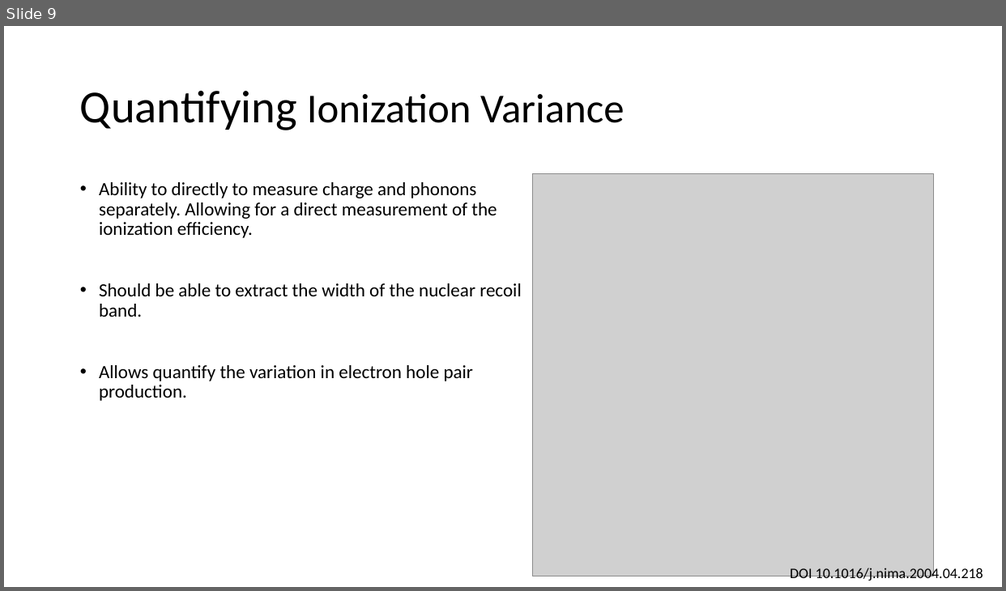
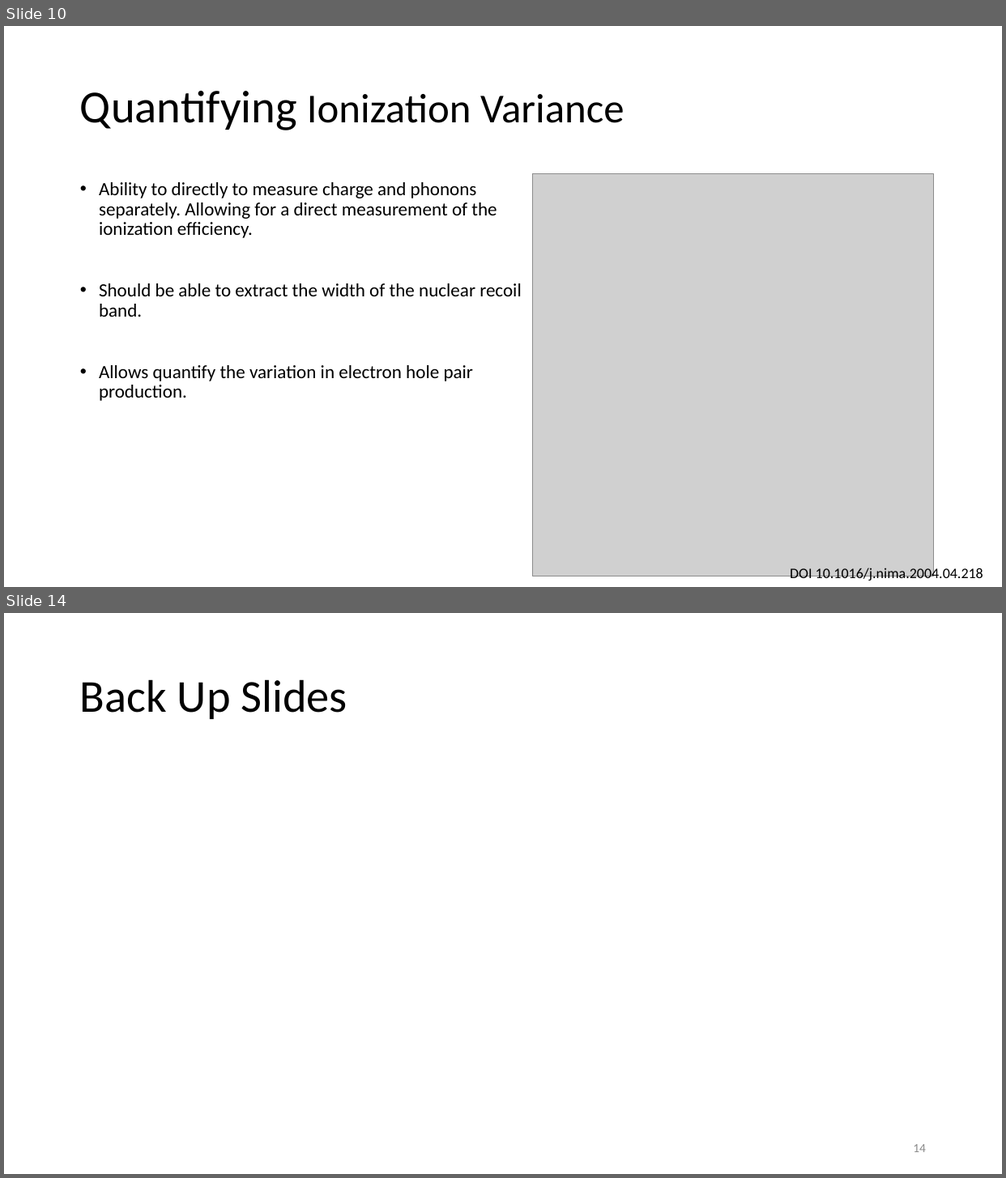
Before and after one commit to villaa/nrFano_Constraint, a slide deck: Mitch_Hawaii_talk. .pptx. Shown one above the other, each under a label of ours: slide 9 before the commit, slides 10 and 14 after it; the slides between them are not shown. The pictures are 1006x591 and 1006x1178 pixels, drawn with LibreOffice and Linux fonts; fonts in the diff are those of the drawing; grey boxes stand for pictures. Boxes give left, top, right and bottom in pixels: in the first picture for what was removed or moved away, otherwise in the second. Text is boxed around its words. In the diff, an @@ line names an element or a change of style, - is before the commit and + after.

```diff
--- a/Mitch_Hawaii_talk. .pptx
+++ b/Mitch_Hawaii_talk. .pptx
@@ slide 14 added at (4,613,1002,1174), background #FFFFFF @@
@@ title added at (80,679,347,719), 44 pt, text #000000 @@
+Back Up Slides
@@ page number added at (913,1144,926,1152), 12 pt, text #8C8C8C @@
+14
@@ what was slide 9 is now slide 10 @@
```
Also in this commit, not shown: 5 slides changed, 10 other slides added, 1 slide removed, 16 other files.
